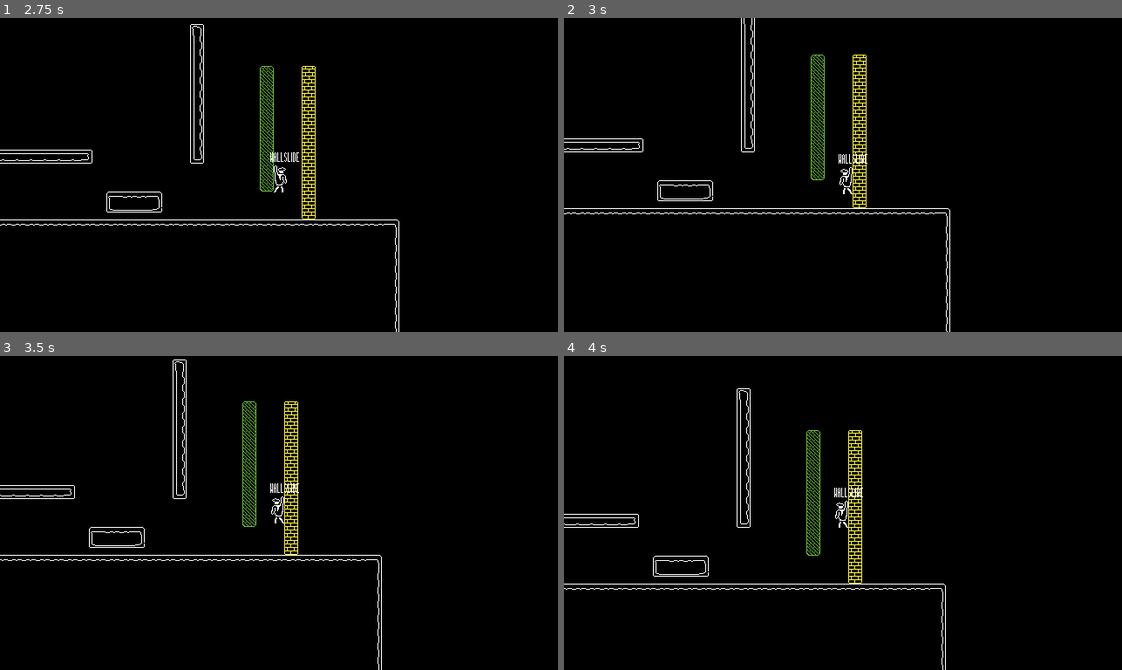
Above: before the commit, frames 1-4 (two rows, left to right).
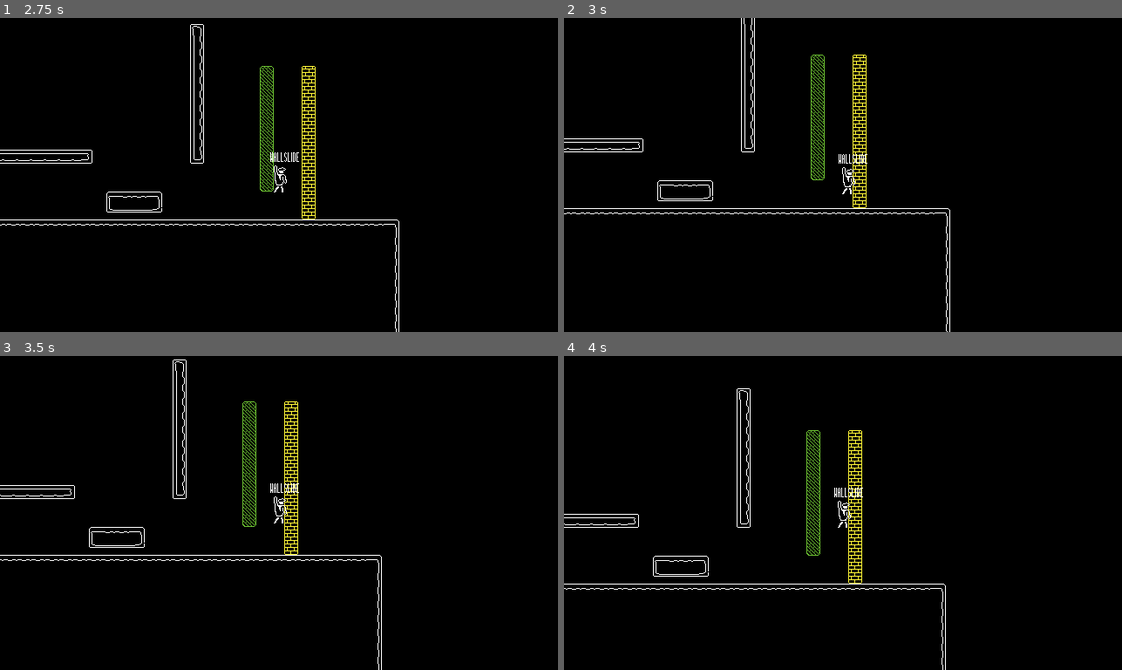
Above: after the commit, the same moments.

Repository: chichP-Januwari/second-sets
Game: Godot game, scene res://scenes/levels/test_level.tscn
Same seed, same stepped clock (60 frames per second), same inputs: the game is played once before the commit and once after it.
Inputs:
- Up to frame 1 (2.75 s): tap Enter at 0.5 s; hold Space (jump) 0.53-1.28 s; hold D (right) 0.53-2.03 s; tap K (slide) at 1.35 s; tap Space (jump) at 1.52, 1.55, 1.82 s; hold A (left) from 2.03 s (still down); hold Space (jump) from 2.03 s (still down)
- Up to frame 2 (3 s): release A (left) at 2.78 s; release Space (jump) at 2.78 s; hold D (right) from 2.78 s (still down); tap K (slide) at 2.85 s
- Up to frame 3 (3.5 s): keep holding D (right); tap Space (jump) at 3.02, 3.05, 3.32 s
- Up to frame 4 (4 s): keep holding D (right); hold Space (jump) from 3.53 s (still down)

Frame 1 is identical in both runs. In frame 2, less than 0.1% of the frame differs, in the area x 49-53%, y 47-57%; in frame 3, less than 0.1%; in frame 4, less than 0.1%.

Commit message:
Update sinatra_controller.gd

Diff:
--- a/scripts/sinatra_controller.gd
+++ b/scripts/sinatra_controller.gd
@@ -114,9 +114,9 @@
 			if Input.is_action_just_pressed("jump"): # To JUMP
 				switch_state(STATE.JUMP)
 				if $LeftWallRay.is_colliding() == true:
-					facing_direction = 0
+					$LeftWallRay.enabled = false
 				elif $RightWallRay.is_colliding() == true:
-					facing_direction = 1
+					$RightWallRay.enabled = false
 
 	$State.text = STATE.keys()[active_state]
 	move_and_slide()
